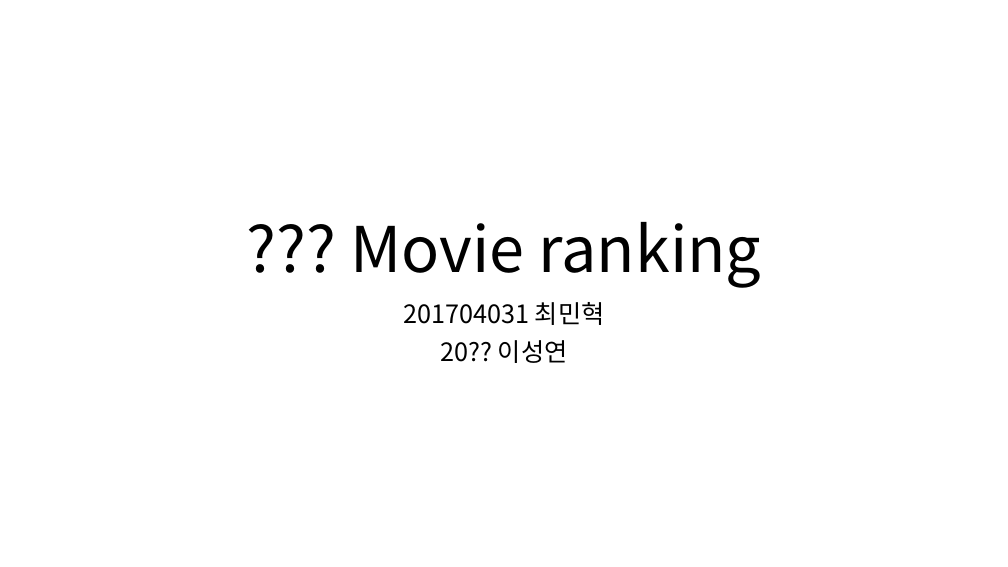
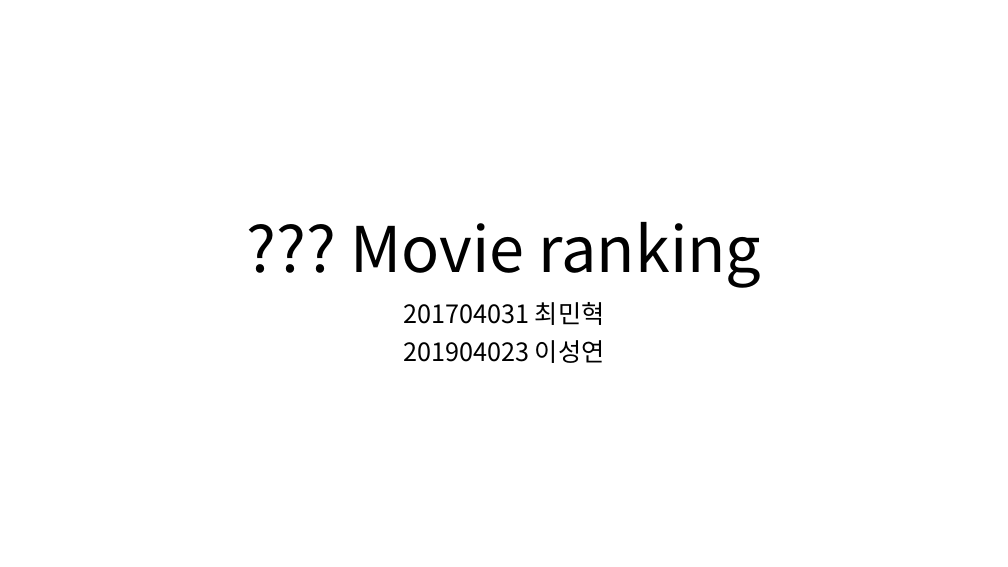
Before and after one commit to chlrhalsgur/2021_1_py_project, a slide deck: slide 1 of 발표ppt(초안).pptx. Drawn at 1008x567 pixels with LibreOffice and Linux fonts; fonts in the diff are those of the drawing. Boxes give left, top, right and bottom in pixels: in the first picture for what was removed or moved away, otherwise in the second. Text is boxed around its words. In the diff, an @@ line names an element or a change of style, - is before the commit and + after.

```diff
--- a/발표ppt(초안).pptx
+++ b/발표ppt(초안).pptx
@@ subtitle at [403, 340, 605, 363]: text changed @@
-20?? 이성연
+201904023 이성연
```
Also in this commit, not shown: 1 other file.
